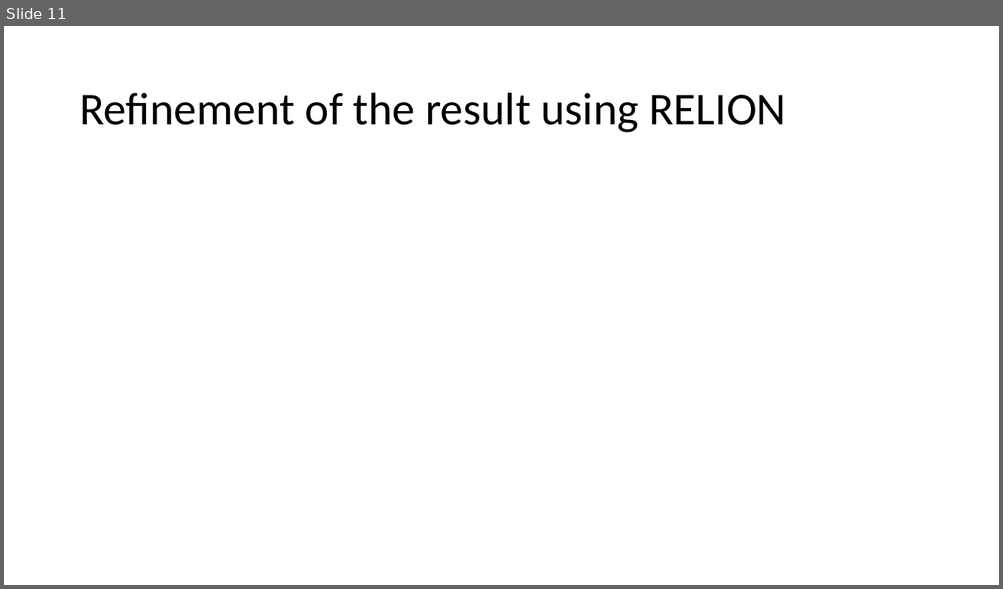
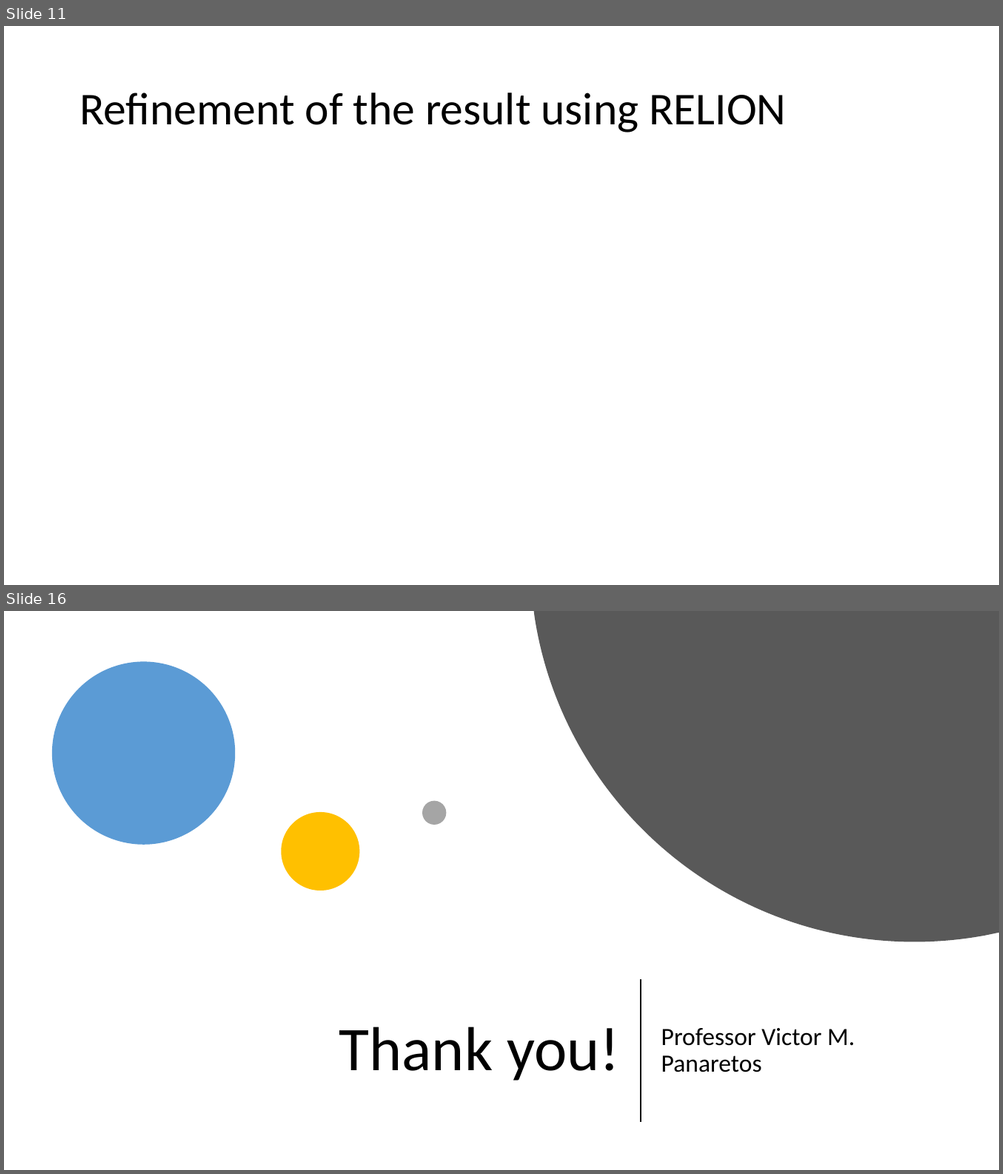
Before and after one commit to arunabh98/EPFL-CryoEM, a slide deck: reports/Project Status 4.pptx. Shown one above the other, each under a label of ours: slide 11 before the commit, slides 11 and 16 after it; the slides between them are not shown. The pictures are 1003x589 and 1003x1174 pixels, drawn with LibreOffice and Linux fonts; fonts in the diff are those of the drawing; grey boxes stand for pictures. Boxes give left, top, right and bottom in pixels: in the first picture for what was removed or moved away, otherwise in the second. Text is boxed around its words. In the diff, an @@ line names an element or a change of style, - is before the commit and + after.

```diff
--- a/reports/Project Status 4.pptx
+++ b/reports/Project Status 4.pptx
@@ slide 16 added at [4,611,999,1170], background #FFFFFF @@
@@ freeform shape added at [534,611,999,943], fill #595959 @@
@@ ellipse added at [52,662,235,845], fill #5B9BD5 @@
@@ ellipse added at [423,801,447,825], fill #A5A5A5 @@
@@ ellipse added at [281,812,359,891], fill #FFC000 @@
@@ line added from (640, 980) to (640, 1122), #000000 1.5 pt @@
@@ title added at [339,1027,620,1081], 60 pt, text #000000 @@
+Thank you!
@@ subtitle added at [661,1028,854,1073], 24 pt, text #000000 @@
+Professor Victor M. Panaretos
```
Also in this commit, not shown: 1 slide changed, 3 other slides added, 20 other files.
